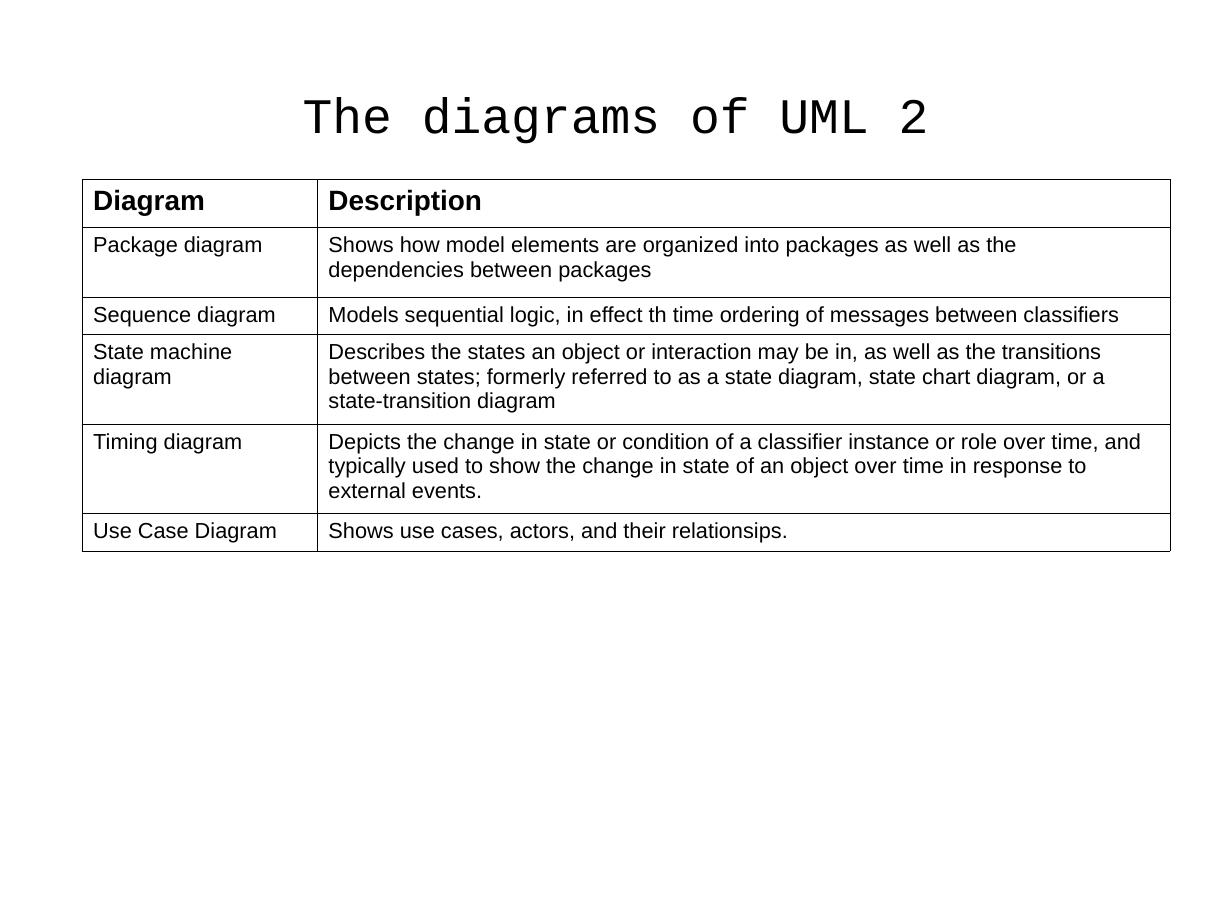
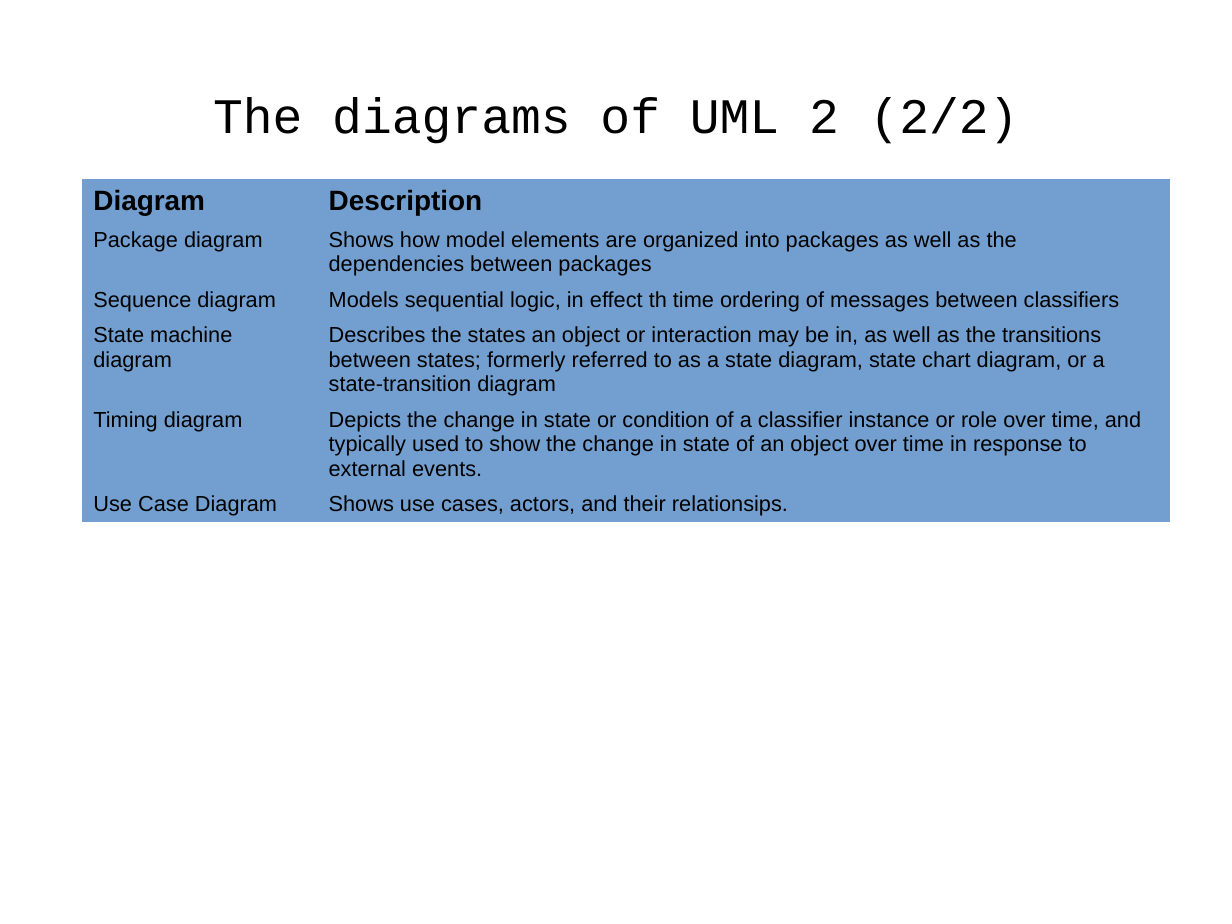
Before and after one commit to j-avdeev/EnterpriseSystemsDevelopment, a slide deck: slide 8 of Lec5 - UML-Requirements-Use Case/Enterprise System Development - lec day5 - UML-Requirements-Use Case.odp (slide 7 before the commit). Drawn at 1232x924 pixels with LibreOffice and Linux fonts; fonts in the diff are those of the drawing. Boxes give left, top, right and bottom in pixels: in the first picture for what was removed or moved away, otherwise in the second. Text is boxed around its words. In the diff, an @@ line names an element or a change of style, - is before the commit and + after.

```diff
--- a/Lec5 - UML-Requirements-Use Case/Enterprise System Development - lec day5 - UML-Requirements-Use Case.odp
+++ b/Lec5 - UML-Requirements-Use Case/Enterprise System Development - lec day5 - UML-Requirements-Use Case.odp
@@ title at box(213, 97, 1019, 144): text changed @@
-The diagrams of UML 2
+The diagrams of UML 2 (2/2)
@@ table at box(83, 179, 1172, 521) @@
@@ fill none to #729FCF in 12 cells @@
@@ borders changed @@
```
Also in this commit, not shown: 18 other slides changed, 1 slide added, 1 other file.
